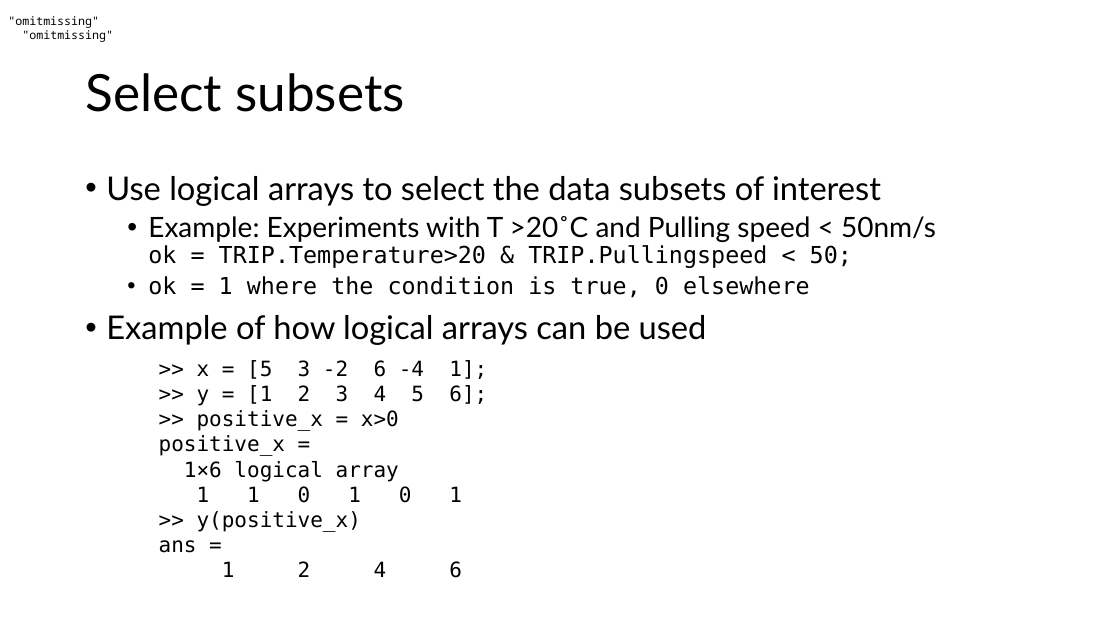
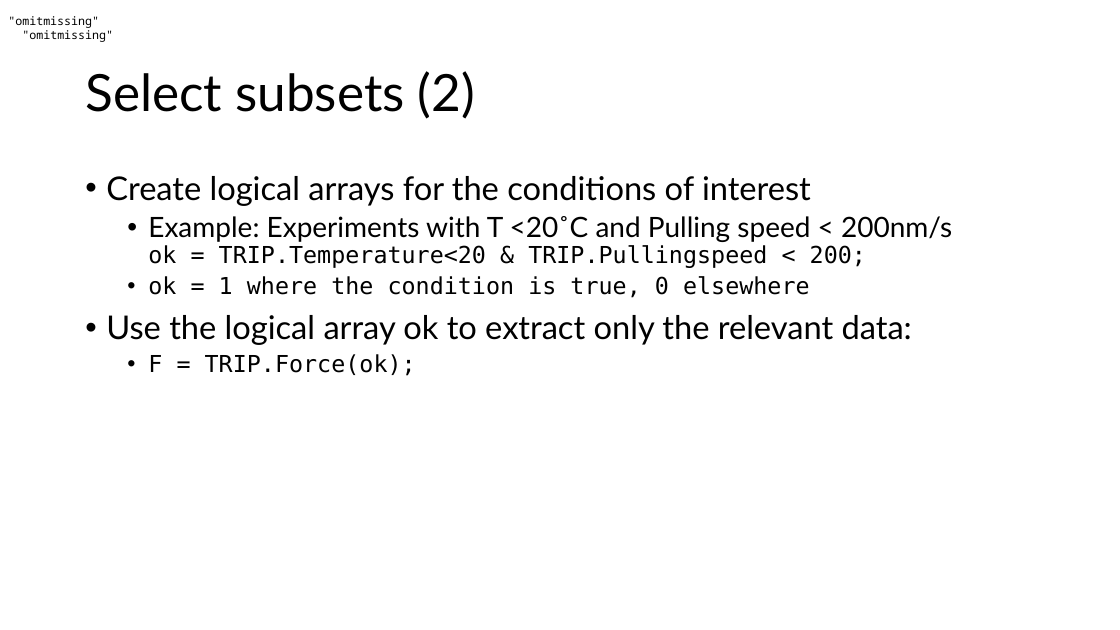
Before and after one commit to are-mj/OpticalTweezers, a slide deck: slide 20 of Summer school 2024/Fitting models to experiment.pptx (slide 19 before the commit). Drawn at 1120x630 pixels with LibreOffice and Linux fonts; fonts in the diff are those of the drawing. Boxes give left, top, right and bottom in pixels: in the first picture for what was removed or moved away, otherwise in the second. Text is boxed around its words. In the diff, an @@ line names an element or a change of style, - is before the commit and + after.

```diff
--- a/Summer school 2024/Fitting models to experiment.pptx
+++ b/Summer school 2024/Fitting models to experiment.pptx
@@ title at [85,71,475,119]: text changed @@
-Select subsets
+Select subsets (2)
@@ text at [106,176,952,268]: text changed @@
-• Use logical arrays to select the data subsets of interest
-  • Example: Experiments with T >20˚C and Pulling speed < 50nm/s
-    ok = TRIP.Temperature>20 & TRIP.Pullingspeed < 50;
+• Create logical arrays for the conditions of interest
+  • Example: Experiments with T <20˚C and Pulling speed < 200nm/s
+    ok = TRIP.Temperature<20 & TRIP.Pullingspeed < 200;
@@ text at [106,315,912,376]: text changed @@
-• Example of how logical arrays can be used
+• Use the logical array ok to extract only the relevant data:
+  • F = TRIP.Force(ok);
@@ text removed at [159,360,487,577] @@
->> x = [5 3 -2 6 -4 1];
->> y = [1 2 3 4 5 6];
->> positive_x = x>0
-positive_x =
-1×6 logical array
-1 1 0 1 0 1
->> y(positive_x)
-ans =
-1 2 4 6
```
Also in this commit, not shown: 8 other slides changed, 3 slides added, 2 slides removed.
